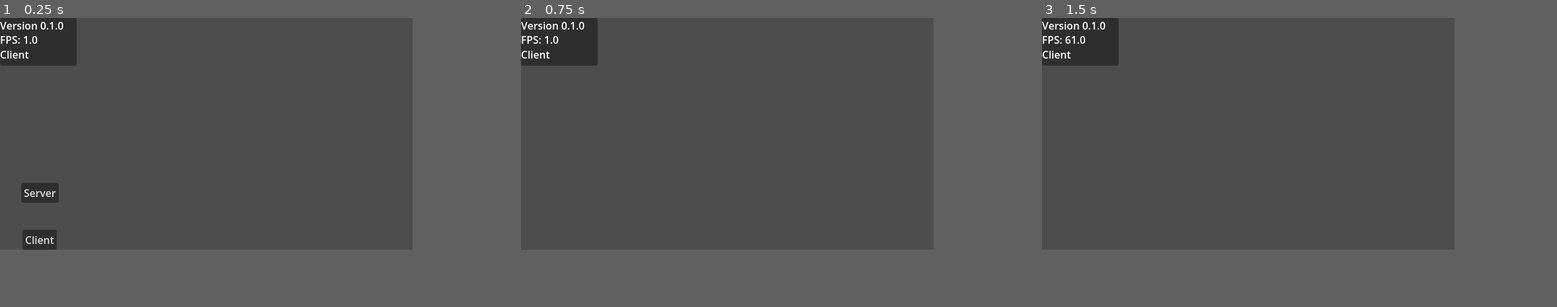
Above: before the commit, frames 1-3 (left to right).
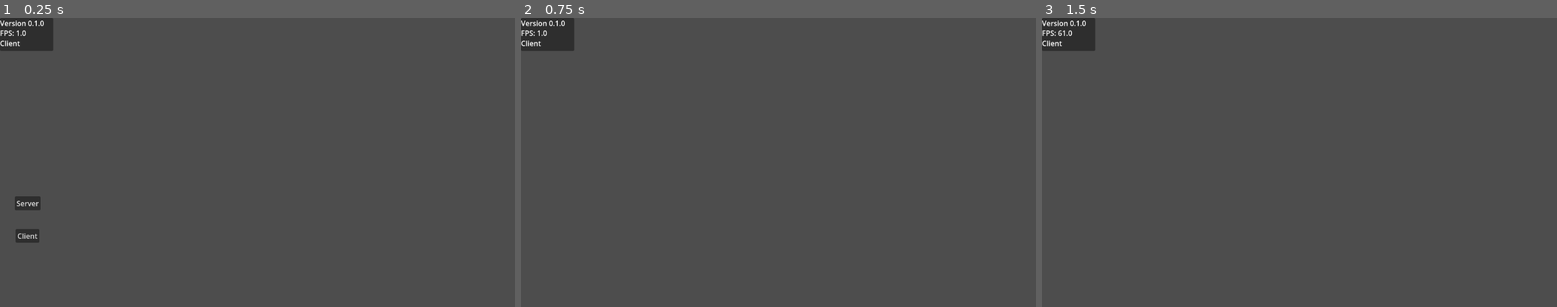
Above: after the commit, the same moments.

Repository: Enarior/alyzera
Game: Godot game, scene res://src/core/main_game/main_game.tscn
The game is run twice, just before and just after one commit, with the same random seed, the same clock (stepped at 60 frames per second) and the same inputs.
Inputs (mouse positions are in pixels of both pictures, inside the frame that each line leads up to):
- Up to frame 1 (0.25 s): no input
- Up to frame 2 (0.75 s): click "Client" at 0.5 s
- Up to frame 3 (1.5 s): move the mouse to (1268, 133) at 1.27 s; hold W (forward) from 1.28 s (still down); hold Shift (run) from 1.28 s (still down)
In our replay, the window is 640x360 before the commit and 799x449 after it. These sizes can differ from the game's own. Grey fills any space a smaller window leaves; there, only what the larger window draws over its background counts as a difference.

The runs differ from the first frame. In frame 1, 2.5% of the frame differs, in the area x 0-15%, y 0-81%; in frame 2, 1.6%; in frame 3, 1.6%.

Commit message:
fix turn system after merge

Diff:
--- a/project.godot
+++ b/project.godot
@@ -23,8 +23,6 @@
 
 [display]
 
-window/size/viewport_width=640
-window/size/viewport_height=360
 window/size/always_on_top=true
 
 [editor]
@@ -87,6 +85,11 @@
 "events": [Object(InputEventKey,"resource_local_to_scene":false,"resource_name":"","device":-1,"window_id":0,"alt_press …(195 unchanged characters)…
 ]
 }
+debug_play_turn={
+"deadzone": 0.2,
+"events": [Object(InputEventKey,"resource_local_to_scene":false,"resource_name":"","device":-1,"window_id":0,"alt_pressed":false,"shift_pressed":false,"ctrl_pressed":false,"meta_pressed":false,"pressed":false,"keycode":0,"physical_keycode":84,"key_label":0,"unicode":116,"location":0,"echo":false,"script":null)
+]
+}
 
 [layer_names]
 
--- a/src/core/main_game/main_game.gd
+++ b/src/core/main_game/main_game.gd
@@ -82,6 +82,7 @@
 	_current_level = new_level as BaseLevel
 
 	level_root.add_child(_current_level)
+	_spawn_npcs()
 
 
 	if player_exists_ :
@@ -93,6 +94,7 @@
 func _init_player(spawned_player: Node3D) -> void:
 	player = spawned_player
 	call_deferred("_place_player_at_level_spawn")
+	%TurnManager.add_unit(player) # TEMP
 
 ## Finds the default spawn location in currently loaded level, and places
 ##  the Player at that position.
--- a/src/debug/debug_overlay.gd
+++ b/src/debug/debug_overlay.gd
@@ -23,3 +23,8 @@
 		instance_type_label.text = "Server"
 	else:
 		instance_type_label.text = "Client"
+
+
+func _input(event: InputEvent) -> void:
+	if Input.is_action_pressed("debug_play_turn") and not %TurnManager.turn_playing:
+		%TurnManager.play_turn()
--- a/src/gameplay/npcs/mobs/golem/golem.tscn
+++ b/src/gameplay/npcs/mobs/golem/golem.tscn
@@ -19,7 +19,7 @@
 height = 1.0
 
 [sub_resource type="CylinderShape3D" id="CylinderShape3D_b1ri8"]
-radius = 2.0
+radius = 3.0
 
 [node name="Golem" type="CharacterBody3D" unique_id=940082656 groups=["has_turn", "mob_npc"]]
 script = ExtResource("1_oeobu")
--- a/src/gameplay/turn_manager/turn_manager.gd
+++ b/src/gameplay/turn_manager/turn_manager.gd
@@ -11,6 +11,7 @@
 		print(units.size(), " units")
 	else:
 		push_error("Can not initialize TurnManager : queue empty")
+	print("units : ", units)
 
 
 func play_turn():
@@ -23,4 +24,7 @@
 
 
 func add_unit(unit: CharacterBody3D):
-	units.append(unit)
+	if unit != null:
+		units.append(unit)
+	else :
+		push_error("Can't add null unit to turn order")
--- a/src/levels/level00/level_00.tscn
+++ b/src/levels/level00/level_00.tscn
@@ -4,6 +4,7 @@
 [ext_resource type="Texture2D" uid="uid://1e31pkc7wip4" path="res://assets/art/world/floor_09.png" id="2_g8h3h"]
 [ext_resource type="PackedScene" uid="uid://kvrmtt8q8qs4" path="res://src/gameplay/portal/portal.tscn" id="2_w78r2"]
 [ext_resource type="PackedScene" uid="uid://qdu7vukxi0qs" path="res://src/gameplay/npcs/passives/trainer/trainer.tscn" id="3_2811t"]
+[ext_resource type="PackedScene" uid="uid://bpgr25xbxna2s" path="res://src/levels/level_objects/npc_spawner/npc_spawner.tscn" id="4_kae12"]
 
 [sub_resource type="ProceduralSkyMaterial" id="ProceduralSkyMaterial_6yyqq"]
 sky_horizon_color = Color(0.66224277, 0.6717428, 0.6867428, 1)
@@ -50,6 +51,10 @@
 [node name="NpcSpawners" type="Node3D" parent="Entities" unique_id=1527277075]
 unique_name_in_owner = true
 
+[node name="NpcSpawner" parent="Entities/NpcSpawners" unique_id=1855591623 instance=ExtResource("4_kae12")]
+transform = Transform3D(1, 0, 0, 0, 1, 0, 0, 0, 1, 8.517767, 0.59648776, 5.8225737)
+npc_scene_uid = "uid://biphp16q8pund"
+
 [node name="Floor" type="StaticBody3D" parent="." unique_id=1657731484]
 transform = Transform3D(1, 0, 0, 0, 1, 0, 0, 0, 1, 0, -0.5, 0)
 
